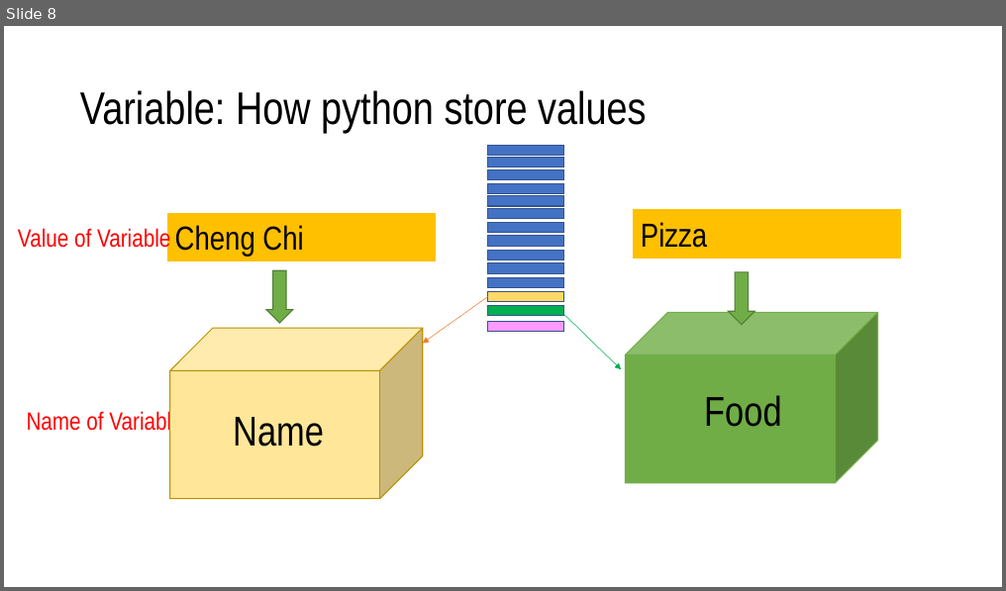
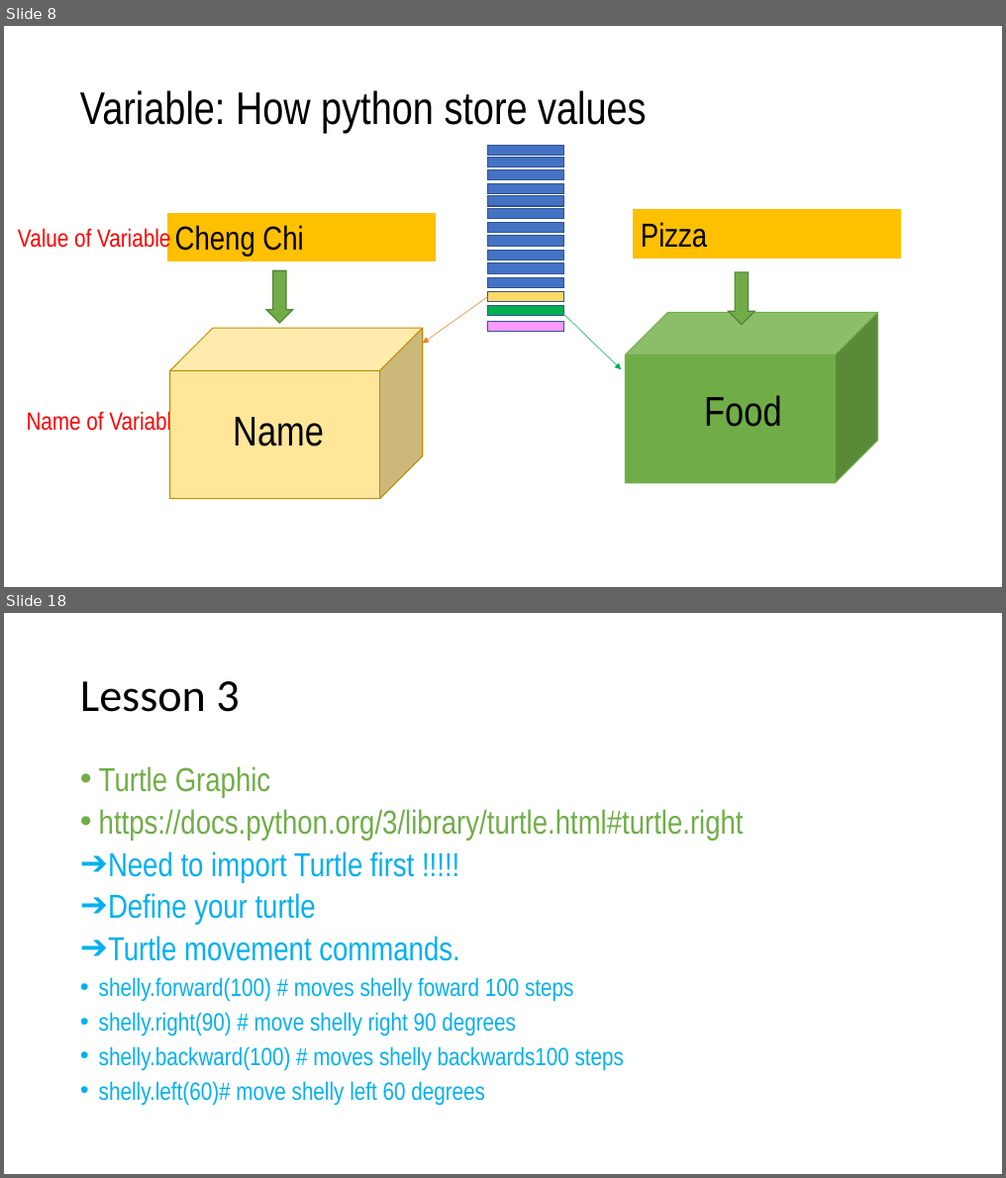
Before and after one commit to haoshisong/Python_Summer_Camp, a slide deck: Python summer camp.pptx. Shown one above the other, each under a label of ours: slide 8 before the commit, slides 8 and 18 after it; the slides between them are not shown. The pictures are 1006x591 and 1006x1178 pixels, drawn with LibreOffice and Linux fonts; fonts in the diff are those of the drawing. Boxes give left, top, right and bottom in pixels: in the first picture for what was removed or moved away, otherwise in the second. Text is boxed around its words. In the diff, an @@ line names an element or a change of style, - is before the commit and + after.

```diff
--- a/Python summer camp.pptx
+++ b/Python summer camp.pptx
@@ slide 18 added at bbox=[4, 613, 1002, 1174], background #FFFFFF @@
@@ title added at bbox=[80, 681, 239, 712], 44 pt, text #000000 @@
+Lesson 3
@@ text added at bbox=[99, 766, 744, 1106], 24 pt, text #00B0F0 @@
+• Turtle Graphic
+• https://docs.python.org/3/library/turtle.html#turtle.right
+➔ Need to import Turtle first !!!!!
+➔ Define your turtle
+➔ Turtle movement commands.
+• shelly.forward(100) # moves shelly foward 100 steps
+• shelly.right(90) # move shelly right 90 degrees
+• shelly.backward(100) # moves shelly backwards100 steps
+• shelly.left(60)# move shelly left 60 degrees
```
Also in this commit, not shown: 3 slides changed, 12 other slides added.
